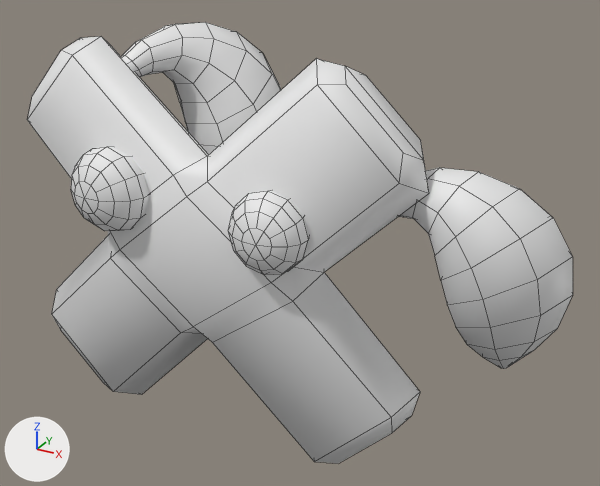
The FBX model Assets/Model/ModelCharacter/X_Rig.fbx, before and after one commit.
Rendered twice from a 50 mm camera at (2.19, -2.94, 2.74) aimed at (0.34, 0.42, 1.06). Lighting does not change. The marker at lower left points along +X, +Y and +Z. Mesh edges are drawn as thin lines. Materials are left out; every surface is plain grey.

The older version as bpy lines, for what is in view:
```python
me_mesh_005 = bpy.data.meshes.new('Mesh.005')
me_mesh_005.from_pydata(...)  # 390 vertices, 358 faces; spans x -1.12..1.68, y 0.02..2.06, z -1.01..0.18
me_mesh_005.materials.append(mat_material_001)
ob_x_001 = bpy.data.objects.new('x.001', me_mesh_005)
ob_x_001.location = (0.0, -0.003, 0.001)
ob_x_001.rotation_euler = (1.571, 0.0, 0.0)  # degrees (90, 0, 0)
```
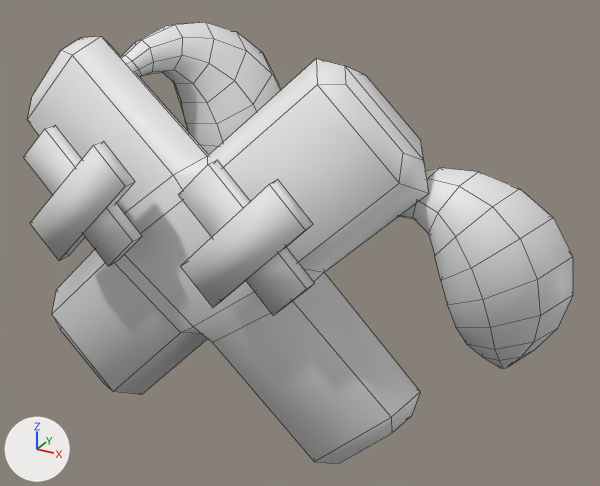
The newer file adds a shape key; the second version is drawn at full value of the shape key 'x eyes' of 'x.001', and the change is written as the vertex moves it makes.

What differs and where, as boxes [x1, y1, x2, y2] in the pictures (600 x 486 px):
'x.001', reshaped
    before: [27, 22, 573, 464]
    after: [23, 22, 573, 464]
part 1 of me_mesh_005, built on
    before: [71, 147, 309, 275]
    after: [23, 125, 315, 315]

The change, as a diff of the scene's bpy script:
```diff
--- a/Assets/Model/ModelCharacter/X_Rig.fbx.py
+++ b/Assets/Model/ModelCharacter/X_Rig.fbx.py
@@ me_mesh_005 @@
 # used by ob_x_001; location = (0.0, -0.003, 0.001); rotation_euler = (1.571, 0.0, 0.0), in degrees (90, 0, 0)
-me_mesh_005.from_pydata(...)  # 390 vertices, 358 faces; spans x -1.12..1.68, y 0.02..2.06, z -1.01..0.18
+me_mesh_005.from_pydata(...)  # 442 vertices, 390 faces; spans x -1.12..1.68, y 0.02..2.06, z -1.01..0.25
+# me_mesh_005 part 1
+# 122 vertices move from x -0.68..0.62, y 1.11..1.56, z -0.06..0.18 to x -0.78..0.6, y 1.05..1.63, z -0.24..-0.1
+# 36 vertices are added at x -0.81..0.77, y 0.99..1.91, z -0.06..0.18
+# 16 new vertices lie (0.0, 0.0, 0.07) away from vertices in x -0.81..0.74, y 0.99..1.68, z 0.16..0.18
+# 32 new faces join them
```
